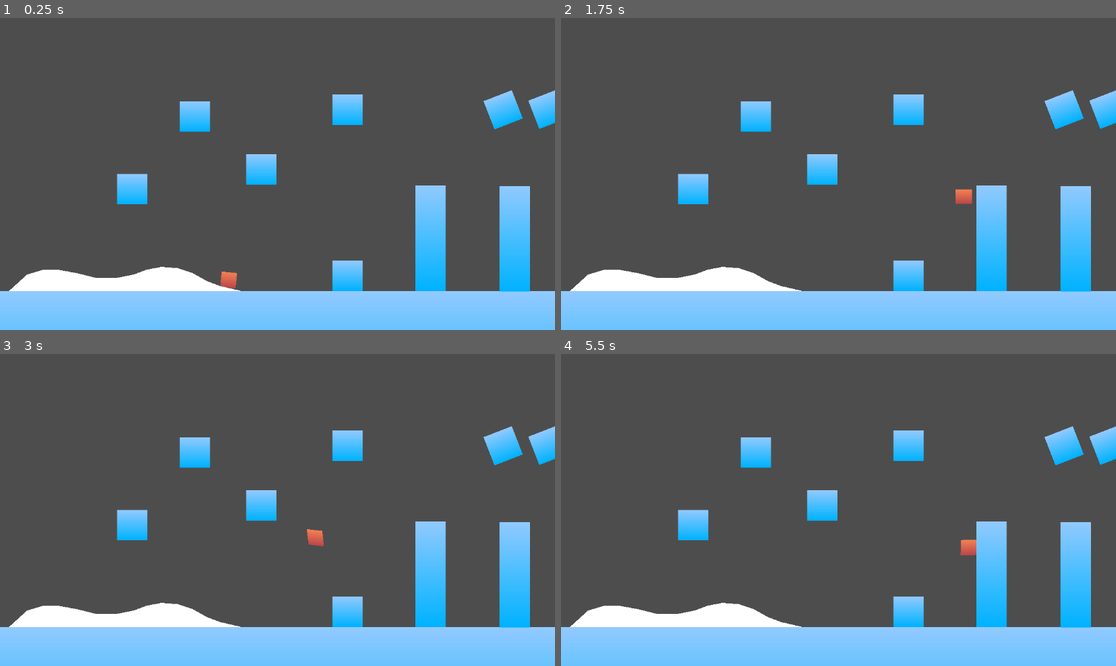
Above: before the commit, frames 1-4 (two rows, left to right).
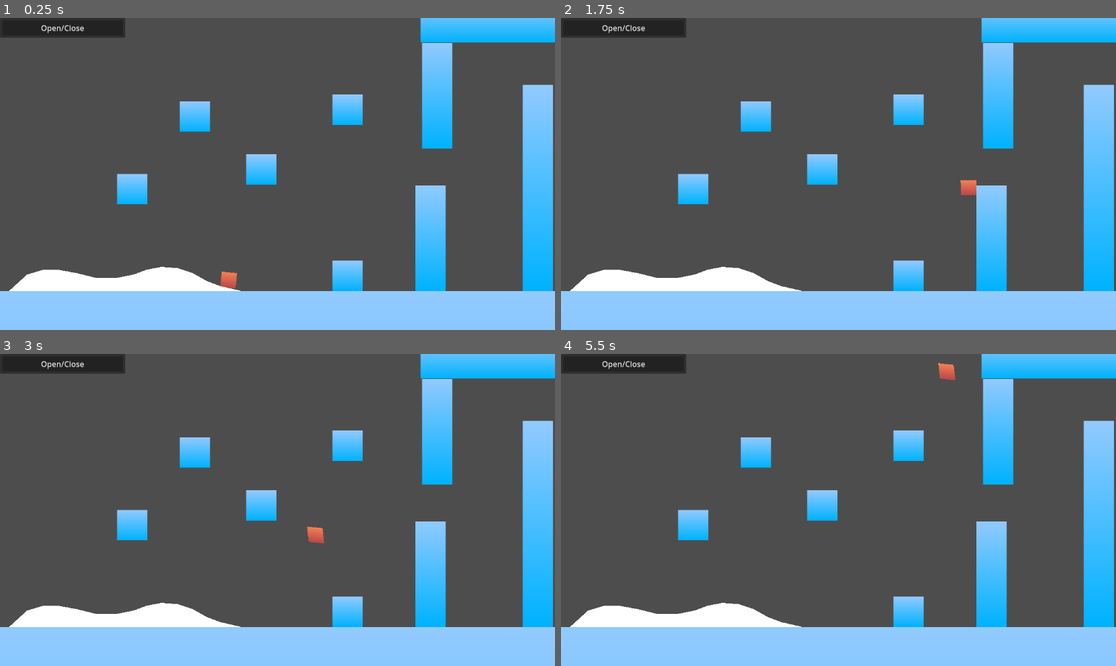
Above: after the commit, the same moments.

Repository: Aexll/SmoothPlatformer
Game: Godot game, scene res://Scenes/TestScene.tscn
Two runs of this game, one before a commit and one after it. Both use one fixed random seed, a clock stepped at 60 frames per second and the inputs below.
Inputs:
- Up to frame 1 (0.25 s): no input
- Up to frame 2 (1.75 s): tap Enter at 0.5, 0.6, 1.55 s; hold D (move_right) from 0.53 s (still down); tap Space (jump) at 0.77, 0.8, 1.07, 1.35, 1.52 s
- Up to frame 3 (3 s): tap Space (jump) at 1.82, 2.3 s; release D (move_right) at 2.03 s; hold A (move_left) 2.03-2.78 s; tap Enter at 2.1, 2.85 s; hold D (move_right) from 2.78 s (still down)
- Up to frame 4 (5.5 s): tap Space (jump) at 3.02, 3.32, 3.6, 3.77, 4.07, 4.52, 4.82, 5.3 s; release D (move_right) at 4.28 s; hold A (move_left) 4.28-5.03 s; tap Enter at 4.35, 5.1 s; hold D (move_right) from 5.03 s (still down)

The runs differ from the first frame. In frame 1, 13% of the frame differs, in the area x 0-100%, y 0-100%; in frame 2, 13%; in frame 3, 13%; in frame 4, 13%.

Commit message:
Variable modifier menu + stabilized

Diff:
--- /dev/null
+++ b/Scenes/Paramodifier.tscn
@@ -0,0 +1,36 @@
+[gd_scene load_steps=3 format=3 uid="uid://cj7opjueceyof"]
+
+[ext_resource type="Script" path="res://Scenes/paramodifier.gd" id="1_x4d7b"]
+
+[sub_resource type="LabelSettings" id="LabelSettings_imijo"]
+font_size = 24
+
+[node name="HBoxContainer" type="HBoxContainer"]
+anchors_preset = 10
+anchor_right = 1.0
+offset_bottom = 34.0
+grow_horizontal = 2
+script = ExtResource("1_x4d7b")
+
+[node name="Label" type="Label" parent="."]
+layout_mode = 2
+size_flags_horizontal = 3
+text = "hello"
+label_settings = SubResource("LabelSettings_imijo")
+
+[node name="LineEdit" type="LineEdit" parent="."]
+layout_mode = 2
+size_flags_horizontal = 3
+focus_mode = 1
+alignment = 1
+context_menu_enabled = false
+shortcut_keys_enabled = false
+selecting_enabled = false
+
+[node name="CheckBox" type="CheckBox" parent="."]
+visible = false
+layout_mode = 2
+focus_mode = 0
+
+[connection signal="text_changed" from="LineEdit" to="." method="_on_line_edit_text_changed"]
+[connection signal="toggled" from="CheckBox" to="." method="_on_check_box_toggled"]
--- a/Scenes/Player.gd
+++ b/Scenes/Player.gd
@@ -4,15 +4,17 @@
 @export var apex_curve:Curve
 @export var img:Sprite2D
 
-var SPEED	:float = 400	## Targeted speed
-var ACC		:float = 240	## acceleration
-var AIRC	:float = 2		## air control divider (the higher the value the less control you have)
-var GRA		:float = 40		## gravity acceleration
-var TRGGRA	:float = 700 	## Targeted gravity with air drag
-var JMP		:float = -800	## Jump velocity
-var JMPBUFT	:float = 0.15	## Activate the jump if jump key pressed to early
-var APEXT	:float = 0.1	## Apex mode duration
-var COYINT	:float = 0.1	## Coyote time interval
+var SPEED		:float = 400	## Targeted speed
+var ACC			:float = 240	## acceleration
+var AIRC		:float = 2		## air control divider (the higher the value the less control you have)
+var GRA			:float = 40		## gravity acceleration
+var TRGGRA		:float = 700 	## Targeted gravity with air drag
+var JMP			:float = 800	## Jump velocity
+var JMPBUFT		:float = 0.15	## Activate the jump if jump key pressed to early
+var JMPRLYGF	:float = 2 		## Jump ended early gravity factor
+var APEXT		:float = 0.1	## Apex mode duration
+var COYINT		:float = 0.1	## Coyote time interval
+var WALLDRAG	:float = 0.5	## Wall Drag Factor
 
 
 # Called when the node enters the scene tree for the first time.
@@ -33,11 +35,11 @@
 var last_was_on_floor_time:float = 0
 var last_was_on_wall_time:float = 0
 
-func in_coyote_interval():
-	return time - last_was_on_floor_time < 0.1
+func in_coyote_interval_floor():
+	return wtime(last_was_on_floor_time,COYINT)
 
 func in_coyot_interval_wall():
-	return wtime(last_was_on_wall_time,0.1)
+	return wtime(last_was_on_wall_time,COYINT)
 
 
 
@@ -47,7 +49,7 @@
 
 ## early_end_jump
 var jump_ended_early = false
-var jump_ended_early_gravity_factor:float = 2
+var jump_ended_early_gravity_factor:float = JMPRLYGF
 
 
 ## apex
@@ -78,39 +80,50 @@
 
 
 
-## Jump
-var in_jump = false
-func jump():
-	jump_ended_early = false
-	in_jump = true
-	velocity[1] = JMP
-
-## Wall
-var on_wall:bool = false
-
-
 ## Time Comparaisons
 var time:float:
 	get: return Time.get_unix_time_from_system()
 func wtime(t,interval):
 	return time - t < interval
 
+## Jump
+var in_jump = false
+func jump():
+	if in_jump: return
+	jump_ended_early = false
+	in_jump = true
+	apex_reached_time = 0
+	jump_press_time = -1
+	velocity[1] = -1*JMP
+
+func wall_jump():
+	if in_jump: return
+	jump()
+	velocity[0] = get_wall_normal()[0]*JMP
+
+## Wall
+var on_wall:bool = false
+
+
 
 func on_wall_hit():
+	in_jump = false
 	on_wall = true
+	if wtime(jump_press_time,JMPBUFT):
+		wall_jump()
 
 func on_wall_leave():
 	on_wall = false
 	last_was_on_wall_time = time
 
 func when_wall_hit():
+	## Wall Drag
 	var direction = Input.get_axis("move_left","move_right")
 	if direction*get_wall_normal()[0] < 0:
-		velocity[1] *= 0.5
+		velocity[1] *= WALLDRAG
 	pass
 
 func when_in_air():
-	#velocity[1] = clamp(velocity[1]+gravity, -800, 800)
 	velocity[1] = move_toward(velocity[1],TRGGRA,gravity)
 
 func on_in_air():
@@ -147,19 +160,25 @@
 	elif on_wall:
 		on_wall_leave()
 
+	var direction = Input.get_axis("move_left","move_right")
+
+
+
 	if Input.is_action_just_pressed("jump"):
 		jump_press_time = time
-		if is_on_floor() or in_coyote_interval():
-			jump()
-		if on_wall or in_coyot_interval_wall():
-			jump()
-			velocity[0] = get_wall_normal()[0]*JMP*-1
+		if is_on_floor() or in_coyote_interval_floor():
+			if is_on_wall() and direction:
+				wall_jump()
+			else:
+				jump()
+		elif is_on_wall() or in_coyot_interval_wall():
+			wall_jump()
 
 	if Input.is_action_just_released("jump"):
 		if in_jump and velocity[1] < 0:
 			jump_ended_early = true
 
-	var direction = Input.get_axis("move_left","move_right")
+
 	if direction:
 		if is_on_floor():
 			velocity[0] = move_toward(velocity[0], direction*speed, ACC)
--- a/Scenes/TestScene.tscn
+++ b/Scenes/TestScene.tscn
@@ -1,5 +1,7 @@
-[gd_scene load_steps=16 format=3 uid="uid://dayekiv2rwn5c"]
-
+[gd_scene load_steps=18 format=3 uid="uid://dayekiv2rwn5c"]
+
+[ext_resource type="Script" path="res://Scenes/button_open_close_menu.gd" id="1_3x175"]
+[ext_resource type="PackedScene" uid="uid://cj7opjueceyof" path="res://Scenes/Paramodifier.tscn" id="1_4mjfd"]
 [ext_resource type="Script" path="res://Scenes/Player.gd" id="1_qry7v"]
 [ext_resource type="Shader" path="res://Scenes/Squeeshing.gdshader" id="2_0pxag"]
 
@@ -102,6 +104,84 @@
 
 [node name="Node2D" type="Node2D"]
 
+[node name="Control" type="Control" parent="."]
+z_index = 10
+layout_mode = 3
+anchors_preset = 0
+offset_right = 40.0
+offset_bottom = 40.0
+
+[node name="PanelContainer" type="PanelContainer" parent="Control"]
+layout_mode = 0
+offset_right = 40.0
+offset_bottom = 40.0
+
+[node name="MarginContainer" type="MarginContainer" parent="Control/PanelContainer"]
+layout_mode = 2
+theme_override_constants/margin_left = 5
+theme_override_constants/margin_top = 5
+theme_override_constants/margin_right = 5
+theme_override_constants/margin_bottom = 5
+
+[node name="VBoxContainer2" type="VBoxContainer" parent="Control/PanelContainer/MarginContainer"]
+layout_mode = 2
+
+[node name="Button" type="Button" parent="Control/PanelContainer/MarginContainer/VBoxContainer2"]
+custom_minimum_size = Vector2(250, 0)
+layout_mode = 2
+focus_mode = 0
+text = "Open/Close"
+script = ExtResource("1_3x175")
+
+[node name="VBoxContainer" type="VBoxContainer" parent="Control/PanelContainer/MarginContainer/VBoxContainer2"]
+visible = false
+layout_mode = 2
+
+[node name="HBoxContainer2" parent="Control/PanelContainer/MarginContainer/VBoxContainer2/VBoxContainer" node_paths=PackedStringArray("object") instance=ExtResource("1_4mjfd")]
+layout_mode = 2
+object = NodePath("../../../../../../CharacterBody2D")
+field_name = "ACC"
+
+[node name="HBoxContainer3" parent="Control/PanelContainer/MarginContainer/VBoxContainer2/VBoxContainer" node_paths=PackedStringArray("object") instance=ExtResource("1_4mjfd")]
+layout_mode = 2
+object = NodePath("../../../../../../CharacterBody2D")
+field_name = "AIRC"
+
+[node name="HBoxContainer4" parent="Control/PanelContainer/MarginContainer/VBoxContainer2/VBoxContainer" node_paths=PackedStringArray("object") instance=ExtResource("1_4mjfd")]
+layout_mode = 2
+object = NodePath("../../../../../../CharacterBody2D")
+field_name = "GRA"
+
+[node name="HBoxContainer5" parent="Control/PanelContainer/MarginContainer/VBoxContainer2/VBoxContainer" node_paths=PackedStringArray("object") instance=ExtResource("1_4mjfd")]
+layout_mode = 2
+object = NodePath("../../../../../../CharacterBody2D")
+field_name = "TRGGRA"
+
+[node name="HBoxContainer" parent="Control/PanelContainer/MarginContainer/VBoxContainer2/VBoxContainer" node_paths=PackedStringArray("object") instance=ExtResource("1_4mjfd")]
+layout_mode = 2
+object = NodePath("../../../../../../CharacterBody2D")
+field_name = "JMP"
+
+[node name="HBoxContainer6" parent="Control/PanelContainer/MarginContainer/VBoxContainer2/VBoxContainer" node_paths=PackedStringArray("object") instance=ExtResource("1_4mjfd")]
+layout_mode = 2
+object = NodePath("../../../../../../CharacterBody2D")
+field_name = "JMPBUFT"
+
+[node name="HBoxContainer7" parent="Control/PanelContainer/MarginContainer/VBoxContainer2/VBoxContainer" node_paths=PackedStringArray("object") instance=ExtResource("1_4mjfd")]
+layout_mode = 2
+object = NodePath("../../../../../../CharacterBody2D")
+field_name = "JMPRLYGF"
+
+[node name="HBoxContainer8" parent="Control/PanelContainer/MarginContainer/VBoxContainer2/VBoxContainer" node_paths=PackedStringArray("object") instance=ExtResource("1_4mjfd")]
+layout_mode = 2
+object = NodePath("../../../../../../CharacterBody2D")
+field_name = "APEXT"
+
+[node name="HBoxContainer9" parent="Control/PanelContainer/MarginContainer/VBoxContainer2/VBoxContainer" node_paths=PackedStringArray("object") instance=ExtResource("1_4mjfd")]
+layout_mode = 2
+object = NodePath("../../../../../../CharacterBody2D")
+field_name = "COYINT"
+
 [node name="CharacterBody2D" type="CharacterBody2D" parent="."]
 position = Vector2(473, 505)
 script = ExtResource("1_qry7v")
@@ -132,8 +212,9 @@
 shape = SubResource("WorldBoundaryShape2D_ddt01")
 
 [node name="Sprite2D" type="Sprite2D" parent="StaticBody2D"]
-position = Vector2(69.5, 149)
-scale = Vector2(24.8906, 4.65625)
+z_index = 5
+position = Vector2(54, 625)
+scale = Vector2(60.6506, 19.5362)
 texture = SubResource("GradientTexture2D_e8rc6")
 
 [node name="StaticBody2D2" type="StaticBody2D" parent="."]
@@ -185,15 +266,80 @@
 scale = Vector2(0.984375, 0.984375)
 texture = SubResource("GradientTexture2D_e8rc6")
 
+[node name="StaticBody2D9" type="StaticBody2D" parent="."]
+position = Vector2(908, 163)
+scale = Vector2(1, 3.48)
+
+[node name="CollisionShape2D" type="CollisionShape2D" parent="StaticBody2D9"]
+position = Vector2(-0.5, -0.5)
+shape = SubResource("RectangleShape2D_hwqts")
+
+[node name="Sprite2D" type="Sprite2D" parent="StaticBody2D9"]
+position = Vector2(-0.5, -0.5)
+scale = Vector2(0.984375, 0.984375)
+texture = SubResource("GradientTexture2D_e8rc6")
+
+[node name="StaticBody2D10" type="StaticBody2D" parent="."]
+position = Vector2(908, 163)
+scale = Vector2(1, 3.48)
+
+[node name="CollisionShape2D" type="CollisionShape2D" parent="StaticBody2D10"]
+position = Vector2(-0.5, -0.5)
+shape = SubResource("RectangleShape2D_hwqts")
+
+[node name="Sprite2D" type="Sprite2D" parent="StaticBody2D10"]
+position = Vector2(-0.5, -0.5)
+scale = Vector2(0.984375, 0.984375)
+texture = SubResource("GradientTexture2D_e8rc6")
+
+[node name="StaticBody2D11" type="StaticBody2D" parent="."]
+position = Vector2(1344, 13)
+scale = Vector2(14.72, 1.24)
+
+[node name="CollisionShape2D" type="CollisionShape2D" parent="StaticBody2D11"]
+position = Vector2(-0.5, -0.5)
+shape = SubResource("RectangleShape2D_hwqts")
+
+[node name="Sprite2D" type="Sprite2D" parent="StaticBody2D11"]
+position = Vector2(-0.5, -0.5)
+scale = Vector2(0.984375, 0.984375)
+texture = SubResource("GradientTexture2D_e8rc6")
+
 [node name="StaticBody2D7" type="StaticBody2D" parent="."]
-position = Vector2(1069, 460)
-scale = Vector2(1, 3.48)
+position = Vector2(1117, 357)
+scale = Vector2(1, 6.8)
 
 [node name="CollisionShape2D" type="CollisionShape2D" parent="StaticBody2D7"]
 position = Vector2(-0.5, -0.5)
 shape = SubResource("RectangleShape2D_hwqts")
 
 [node name="Sprite2D" type="Sprite2D" parent="StaticBody2D7"]
+position = Vector2(-0.5, -0.5)
+scale = Vector2(0.984375, 0.984375)
+texture = SubResource("GradientTexture2D_e8rc6")
+
+[node name="StaticBody2D12" type="StaticBody2D" parent="."]
+position = Vector2(1416, 268)
+scale = Vector2(1, 6.8)
+
+[node name="CollisionShape2D" type="CollisionShape2D" parent="StaticBody2D12"]
+position = Vector2(-0.5, -0.5)
+shape = SubResource("RectangleShape2D_hwqts")
+
+[node name="Sprite2D" type="Sprite2D" parent="StaticBody2D12"]
+position = Vector2(-0.5, -0.5)
+scale = Vector2(0.984375, 0.984375)
+texture = SubResource("GradientTexture2D_e8rc6")
+
+[node name="StaticBody2D13" type="StaticBody2D" parent="."]
+position = Vector2(1651, 356)
+scale = Vector2(1, 6.8)
+
+[node name="CollisionShape2D" type="CollisionShape2D" parent="StaticBody2D13"]
+position = Vector2(-0.5, -0.5)
+shape = SubResource("RectangleShape2D_hwqts")
+
+[node name="Sprite2D" type="Sprite2D" parent="StaticBody2D13"]
 position = Vector2(-0.5, -0.5)
 scale = Vector2(0.984375, 0.984375)
 texture = SubResource("GradientTexture2D_e8rc6")
@@ -206,32 +352,6 @@
 shape = SubResource("RectangleShape2D_hwqts")
 
 [node name="Sprite2D" type="Sprite2D" parent="StaticBody2D5"]
-position = Vector2(-0.5, -0.5)
-scale = Vector2(0.984375, 0.984375)
-texture = SubResource("GradientTexture2D_e8rc6")
-
-[node name="StaticBody2D9" type="StaticBody2D" parent="."]
-position = Vector2(1045, 191)
-rotation = -0.369969
-
-[node name="CollisionShape2D" type="CollisionShape2D" parent="StaticBody2D9"]
-position = Vector2(-0.5, -0.5)
-shape = SubResource("RectangleShape2D_hwqts")
-
-[node name="Sprite2D" type="Sprite2D" parent="StaticBody2D9"]
-position = Vector2(-0.5, -0.5)
-scale = Vector2(0.984375, 0.984375)
-texture = SubResource("GradientTexture2D_e8rc6")
-
-[node name="StaticBody2D10" type="StaticBody2D" parent="."]
-position = Vector2(1138, 190)
-rotation = -0.369969
-
-[node name="CollisionShape2D" type="CollisionShape2D" parent="StaticBody2D10"]
-position = Vector2(-0.5, -0.5)
-shape = SubResource("RectangleShape2D_hwqts")
-
-[node name="Sprite2D" type="Sprite2D" parent="StaticBody2D10"]
 position = Vector2(-0.5, -0.5)
 scale = Vector2(0.984375, 0.984375)
 texture = SubResource("GradientTexture2D_e8rc6")
@@ -257,4 +377,7 @@
 
 [node name="CollisionPolygon2D" type="CollisionPolygon2D" parent="Polygon2D/StaticBody2D"]
 position = Vector2(-4.48788e-06, 0)
-polygon = PackedVector2Array(-1, 0, 10, -10, 20, -13, 29, -13, 40, -11, 52, -8, 65, -7.94118, 75, -10, 83, -13, 92.0588, -14.7059, 102, -14, 111, -11, 120, -6, 128, -3, 141, 0)
+rotation = 0.000667457
+polygon = PackedVector2Array(-1, 0, 10, -10, 20, -13, 29, -13, 40, -11, 52, -8, 64.7006, -7.98436, 75, -10, 82.9325, -12.9965, 92.0588, -14.7059, 102, -14, 111, -11, 120, -6, 128, -3, 141, 0)
+
+[connection signal="pressed" from="Control/PanelContainer/MarginContainer/VBoxContainer2/Button" to="Control/PanelContainer/MarginContainer/VBoxContainer2/Button" method="_on_pressed"]
--- /dev/null
+++ b/Scenes/button_open_close_menu.gd
@@ -0,0 +1,12 @@
+extends Button
+
+var opened:bool = false
+
+func _on_pressed() -> void:
+	if opened:
+		$"../VBoxContainer".hide()
+		opened=false
+		focus_mode=0
+	else:
+		$"../VBoxContainer".show()
+		opened=true
--- /dev/null
+++ b/Scenes/paramodifier.gd
@@ -0,0 +1,47 @@
+extends HBoxContainer
+
+enum VARTYPE {FLOAT, INT, STRING, BOOL}
+
+@export var object:Node
+@export var field_name:String
+@export var type:VARTYPE
+
+var default_value
+
+
+# Called when the node enters the scene tree for the first time.
+func _ready() -> void:
+	default_value = object.get(field_name)
+	$LineEdit.text = str(default_value)
+	$Label.text = field_name
+	if type==VARTYPE.BOOL:
+		$CheckBox.show()
+		$LineEdit.hide()
+
+# Called every frame. 'delta' is the elapsed time since the previous frame.
+func _process(delta: float) -> void:
+	pass
+
+func _input(event: InputEvent) -> void:
+	if event is InputEventKey and event.pressed:
+		if event.keycode == KEY_ENTER:
+			$LineEdit.focus_mode = 0
+			$LineEdit.focus_mode = 1
+
+
+func _on_line_edit_text_changed(new_text: String) -> void:
+	match type:
+		VARTYPE.FLOAT:
+			object.set(field_name,float(new_text))
+		VARTYPE.INT:
+			object.set(field_name,int(new_text))
+		VARTYPE.STRING:
+			object.set(field_name,str(new_text))
+		#VARTYPE.BOOL:
+			#object.set(field_name,bool(new_text))
+
+
+
+func _on_check_box_toggled(toggled_on: bool) -> void:
+	object.set(field_name,toggled_on)
+	pass # Replace with function body.
--- a/project.godot
+++ b/project.godot
@@ -28,12 +28,14 @@
 "deadzone": 0.5,
 "events": [Object(InputEventKey,"resource_local_to_scene":false,"resource_name":"","device":-1,"window_id":0,"alt_press …(192 unchanged characters)…
 , Object(InputEventKey,"resource_local_to_scene":false,"resource_name":"","device":-1,"window_id":0,"alt_pressed":false …(186 unchanged characters)…
+, Object(InputEventJoypadMotion,"resource_local_to_scene":false,"resource_name":"","device":-1,"axis":0,"axis_value":1.0,"script":null)
 ]
 }
 move_left={
 "deadzone": 0.5,
 "events": [Object(InputEventKey,"resource_local_to_scene":false,"resource_name":"","device":-1,"window_id":0,"alt_press …(192 unchanged characters)…
 , Object(InputEventKey,"resource_local_to_scene":false,"resource_name":"","device":-1,"window_id":0,"alt_pressed":false …(186 unchanged characters)…
+, Object(InputEventJoypadMotion,"resource_local_to_scene":false,"resource_name":"","device":-1,"axis":0,"axis_value":-1.0,"script":null)
 ]
 }
 move_down={
@@ -45,6 +47,8 @@
 jump={
 "deadzone": 0.5,
 "events": [Object(InputEventKey,"resource_local_to_scene":false,"resource_name":"","device":-1,"window_id":0,"alt_press …(191 unchanged characters)…
+, Object(InputEventJoypadButton,"resource_local_to_scene":false,"resource_name":"","device":-1,"button_index":0,"pressure":0.0,"pressed":false,"script":null)
+, Object(InputEventMouseButton,"resource_local_to_scene":false,"resource_name":"","device":-1,"window_id":0,"alt_pressed":false,"shift_pressed":false,"ctrl_pressed":false,"meta_pressed":false,"button_mask":8,"position":Vector2(103, 18),"global_position":Vector2(107, 59),"factor":1.0,"button_index":4,"canceled":false,"pressed":true,"double_click":false,"script":null)
 ]
 }
 
